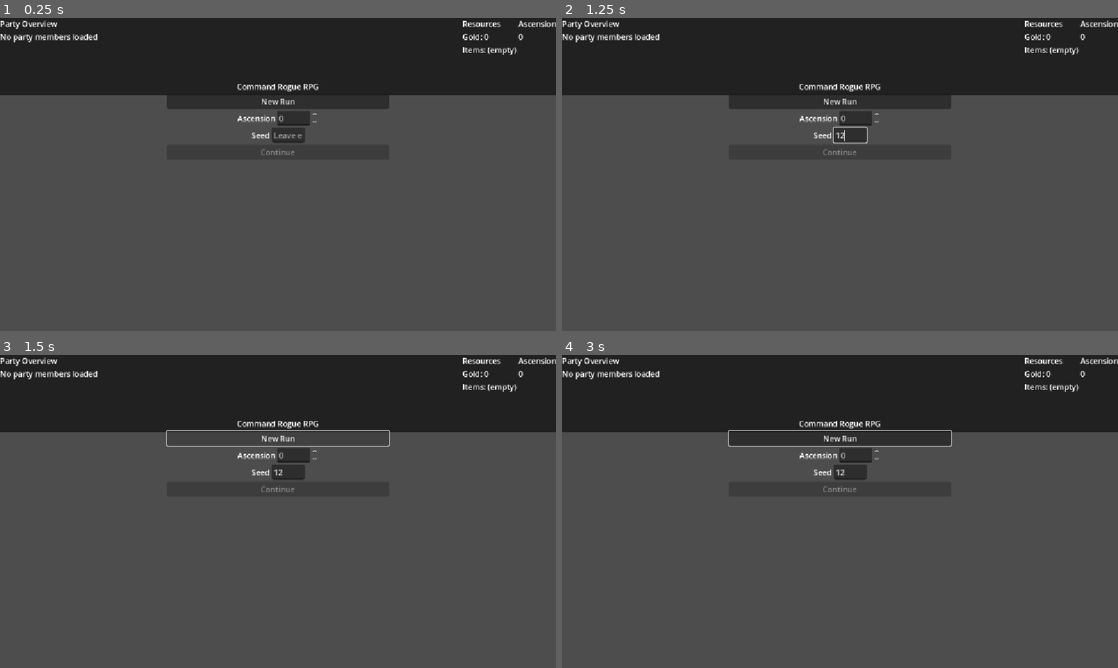
Above: before the commit, frames 1-4 (two rows, left to right).
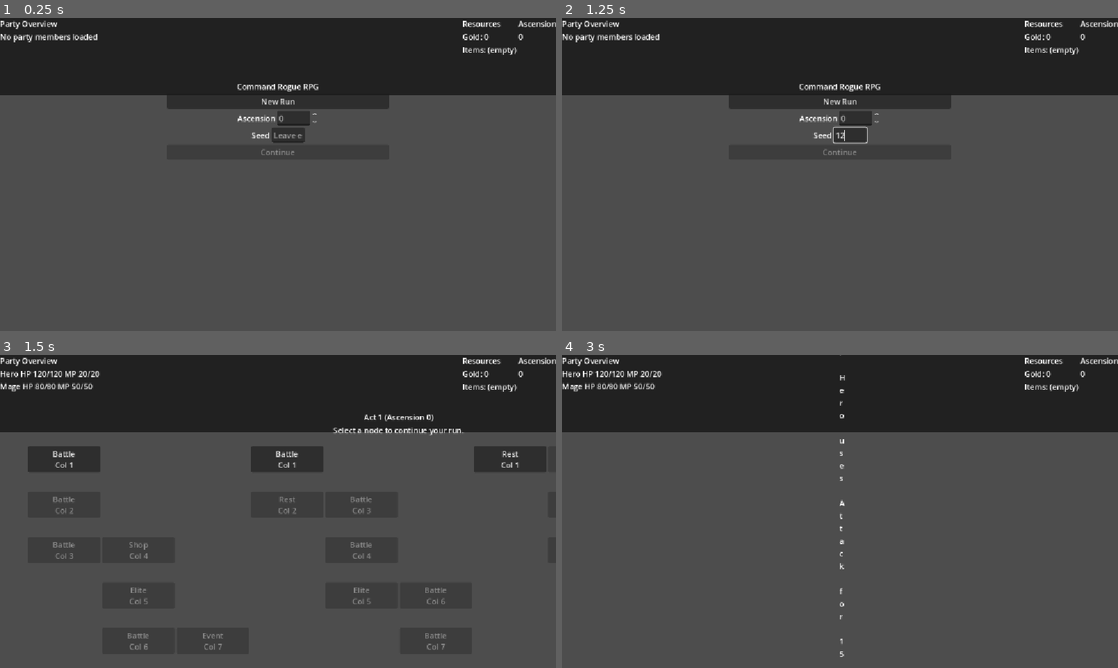
Above: after the commit, the same moments.

Repository: atmlhv/GodotTest
Game: Godot game, scene res://scenes/Title.tscn
The game is run twice, just before and just after one commit, with the same random seed, the same clock (stepped at 60 frames per second) and the same inputs.
Inputs (mouse positions are in pixels of both pictures, inside the frame that each line leads up to):
- Up to frame 1 (0.25 s): no input
- Up to frame 2 (1.25 s): click (851, 133) at 0.52 s; type "12" at 0.6 s
- Up to frame 3 (1.5 s): click "New Run" at 1.25 s
- Up to frame 4 (3 s): click (840, 439) at 2 s, where only the run before the commit has a clickable "New Run"; click (628, 458) at 2.75 s, where only the run after the commit has a clickable "Battle Col 1"

Frames 1-2 are identical in both runs. In frame 3, 4.7% of the frame differs, in the area x 0-99%, y 5-95%; in frame 4, 3.3%.
Error before the commit: Parse Error: Used space character for indentation instead of tab as used before in the file. (res://singletons/Data.gd:10)

Commit message:
Fix sort_custom call and update guidelines

Diff:
--- a/scenes/Combat.gd
+++ b/scenes/Combat.gd
@@ -32,7 +32,7 @@
     info_label.text = "\n".join(_battle_log)
     _apply_party_results(_simulation.get_party_snapshot())
     continue_button.disabled = false
-    continue_button.text = _battle_result.get("victory", false) ? tr("Collect Rewards") : tr("Continue")
+    continue_button.text = tr("Collect Rewards") if _battle_result.get("victory", false) else tr("Continue")
 
 func _apply_party_results(snapshot: Array[Dictionary]) -> void:
     for entry in snapshot:
@@ -208,7 +208,7 @@
             if enemy.is_alive():
                 enemy.roll_initiative()
                 participants.append(enemy)
-        participants.sort_custom(self, "_sort_by_initiative")
+        participants.sort_custom(Callable(self, "_sort_by_initiative"))
         return participants
 
     func _sort_by_initiative(a: BattleEntity, b: BattleEntity) -> bool:
@@ -275,15 +275,15 @@
         var target_mode: String = str(skill.get("target", "enemy_single"))
         match target_mode:
             "ally_single":
-                var pool: Array[BattleEntity] = entity.is_enemy ? _live_enemies() : _live_allies()
+                var pool: Array[BattleEntity] = _live_enemies() if entity.is_enemy else _live_allies()
                 if pool.is_empty():
                     return null
                 return pool[0]
             _:
-                var opponents: Array[BattleEntity] = entity.is_enemy ? _live_allies() : _live_enemies()
+                var opponents: Array[BattleEntity] = _live_allies() if entity.is_enemy else _live_enemies()
                 if opponents.is_empty():
                     return null
-                var frontline := entity.is_enemy ? _live_frontline_allies() : _live_enemies()
+                var frontline := _live_frontline_allies() if entity.is_enemy else _live_enemies()
                 if entity.is_enemy and not frontline.is_empty():
                     opponents = frontline
                 var choice: BattleEntity = RNG.choice(RNG_STREAM_AI, opponents)
@@ -299,7 +299,7 @@
         var element_multiplier: float = 1.0
         var variance: float = RNG.randf_range(RNG_STREAM_ACTION, VARIANCE_MIN, VARIANCE_MAX)
         var has_crit: bool = _roll_crit(attacker)
-        var crit_multiplier: float = has_crit ? max(1.0, attacker.get_stat("critx")) : 1.0
+        var crit_multiplier: float = max(1.0, attacker.get_stat("critx")) if has_crit else 1.0
         var power: float = float(skill.get("power", 1.0))
         var buff_multiplier: float = 1.0
         var damage: int = 0
@@ -449,4 +449,3 @@
 
     func roll_initiative() -> void:
         initiative = int(get_stat("agi")) + RNG.randi_range(RNG_STREAM_ACTION, 0, 10)
-*** End Patch
--- a/singletons/Data.gd
+++ b/singletons/Data.gd
@@ -8,14 +8,14 @@
 	load_all()
 
 func load_all() -> void:
-        _cache.clear()
-        _cache["party_templates"] = _load_json("res://data/party_templates.json")
-        _cache["skills"] = _load_json("res://data/skills.json")
-        _cache["equipment"] = _load_json("res://data/equipment.json")
-        _cache["items"] = _load_json("res://data/items.json")
-        _cache["enemies"] = _load_json("res://data/enemies.json")
-        _cache["ascension"] = _load_json("res://data/ascension.json")
-        data_loaded.emit()
+	_cache.clear()
+	_cache["party_templates"] = _load_json("res://data/party_templates.json")
+	_cache["skills"] = _load_json("res://data/skills.json")
+	_cache["equipment"] = _load_json("res://data/equipment.json")
+	_cache["items"] = _load_json("res://data/items.json")
+	_cache["enemies"] = _load_json("res://data/enemies.json")
+	_cache["ascension"] = _load_json("res://data/ascension.json")
+	data_loaded.emit()
 
 func get_dataset(name: String) -> Variant:
 	return _cache.get(name)
@@ -41,16 +41,16 @@
 	return Dictionary()
 
 func get_item_by_id(item_id: String) -> Dictionary:
-        for entry in _cache.get("items", Array()):
-                if entry.get("id") == item_id:
-                        return entry
-        return Dictionary()
+	for entry in _cache.get("items", Array()):
+		if entry.get("id") == item_id:
+			return entry
+	return Dictionary()
 
 func get_enemy_by_id(enemy_id: String) -> Dictionary:
-        for entry in _cache.get("enemies", Array()):
-                if entry.get("id") == enemy_id:
-                        return entry
-        return Dictionary()
+	for entry in _cache.get("enemies", Array()):
+		if entry.get("id") == enemy_id:
+			return entry
+	return Dictionary()
 
 func get_ascension_level(level: int) -> Dictionary:
 	var table: Array = _cache.get("ascension", Array())
Not shown, added: CODING_GUIDELINES_MEMO.md
